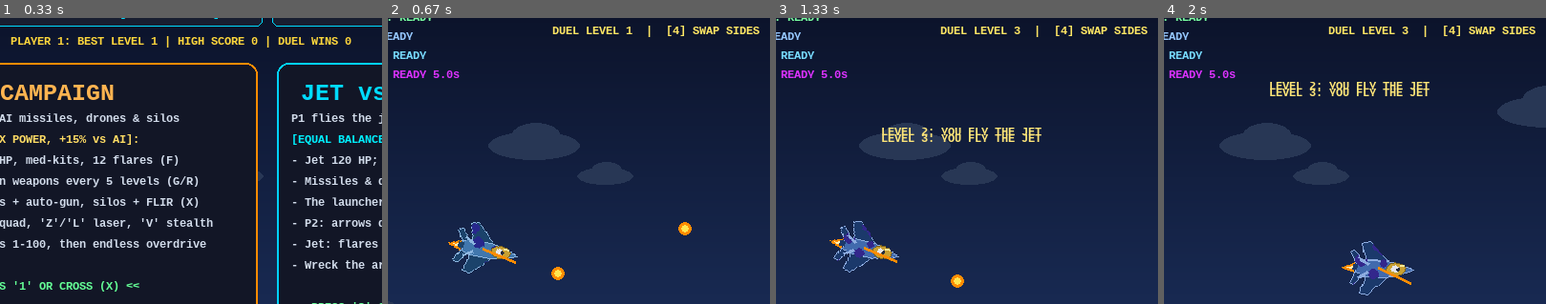
Above: before the commit, frames 1-4 (left to right).
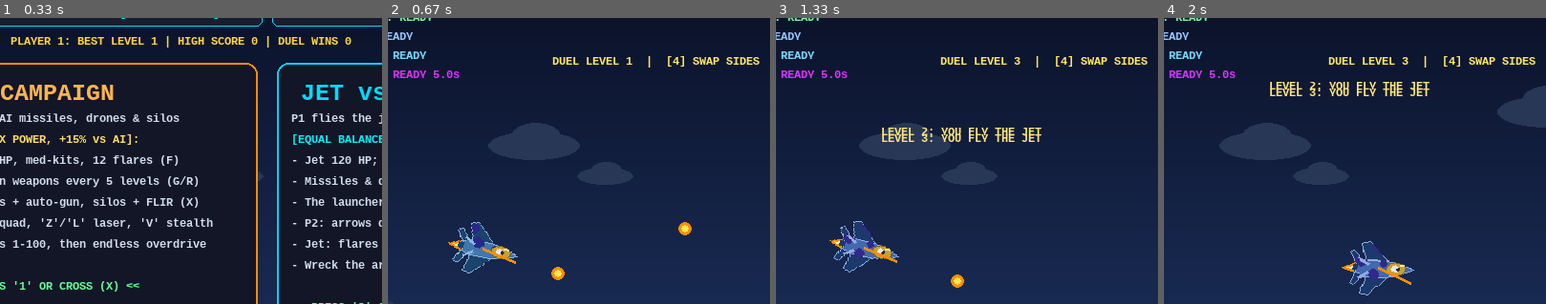
Above: after the commit, the same moments.

Repository: saiqulmodi/Jet-vs-Missile
Game: pygame game, started from main.py
Two runs of this game, one before a commit and one after it. Both use one fixed random seed, a clock stepped at 60 frames per second and the inputs below.
Inputs:
- Up to frame 1 (0.33 s): no input
- Up to frame 2 (0.67 s): click "JET vs LAUNCHER" at 0.38 s
- Up to frame 3 (1.33 s): type "ann" at 0.67 s; tap Enter at 1, 1.22 s
- Up to frame 4 (2 s): hold Right from 1.55 s (still down)
The pictures show only the part of the screen within x 15-65%, y 17-67%; the shares and areas given below are measured in that part.

Frame 1 is identical in both runs. In frame 2, 1.5% of the frame differs, in the area x 43-98%, y 2-18%; in frame 3, 1.5%; in frame 4, 1.5%.

Commit message:
Phone: launcher truck stays clear of the touch buttons, SWAP under PAUSE
In the campaign as the launchers, the truck you drive could go under the MISSILE / DRONE buttons on a
phone; it now keeps to the open ground like the duel launcher. SWAP moved below PAUSE so it no longer
covers the HUD text. Browser / phone build rebuilt.

Co-Authored-By: Claude Opus 5.5 <noreply@anthropic.com>
Claude-Session: https://claude.ai/code/session_015PWRQM7nfLrvorTvAXFZXd

Diff:
--- a/main.py
+++ b/main.py
@@ -1641,7 +1641,9 @@
             if modes["side"] == "LAUNCHER" and i == cmd["sel"]:   # your truck: you drive it along the whole ground
                 if cmd["drive"]:
                     ln["vx"] = math.copysign(abs(ln["vx"]) or 0.8, cmd["drive"])   # (cab faces the way you drive)
-                ln["x"] = max(36.0, min(SCREEN_WIDTH - 36.0, ln["x"] + cmd["drive"] * DUEL_DRIVE * launcher_buff()))
+                # (on phones it stays in the open between the < > buttons and MISSILE / DRONE, like the duel launcher)
+                lo, hi = (230.0, SCREEN_WIDTH - 270.0) if touch["on"] else (36.0, SCREEN_WIDTH - 36.0)
+                ln["x"] = max(lo, min(hi, ln["x"] + cmd["drive"] * DUEL_DRIVE * launcher_buff()))
                 continue
             ln["x"] += ln["vx"]
             if ln["x"] < ln["lo"]:            # back into its own stretch (gently: a truck pushed aside drives back)
@@ -2686,7 +2688,7 @@
     CONTINUE_BTN = pygame.Rect(75 + XC, 436, 295, 26)       # inside the campaign card: continue from the best level
     SIDE_BTN = pygame.Rect(430 + XC, 436, 295, 26)          # inside the duel card: you play the JET or the LAUNCHER
     TOUCH_PAUSE = pygame.Rect(SCREEN_WIDTH // 2 - 31, 80, 62, 24)
-    TOUCH_SWAP = pygame.Rect(SCREEN_WIDTH // 2 + 41, 80, 62, 24)     # duel: swap sides
+    TOUCH_SWAP = pygame.Rect(SCREEN_WIDTH // 2 - 31, 110, 62, 24)    # swap sides (under PAUSE, clear of the HUD)
     if MOBILE:
         modes["missile"] = "AUTO"   # phones: always player vs AI (user, 2026-10-03), no second human player
 
@@ -4821,7 +4823,7 @@
         elif game_state == "DUEL":
             draw_level_bar()                     # pick any level for the duel (and 4 / SWAP swaps sides)
             t = font.render(f"DUEL LEVEL {current_level}  |  [4] SWAP SIDES", True, (255, 230, 100))
-            screen.blit(t, t.get_rect(midtop=(SCREEN_WIDTH // 2, 110)))
+            screen.blit(t, t.get_rect(midtop=(SCREEN_WIDTH // 2, 142)))
             p2_col = (0, 210, 255) if p2_hp > 1 else (255, 60, 60)
             p2_head = font.render(f"{names[0]}: YOUR LAUNCHER (+20% vs AI)" if ai_jet() else
                                   ("AI LAUNCHER" if modes["missile"] == "AUTO" else f"{names[1]}: LAUNCHER"), True, (0, 210, 255))
Not shown, changed: docs/jet_vs_missile.apk
Not shown, changed: docs/jet_vs_missile.tar.gz
